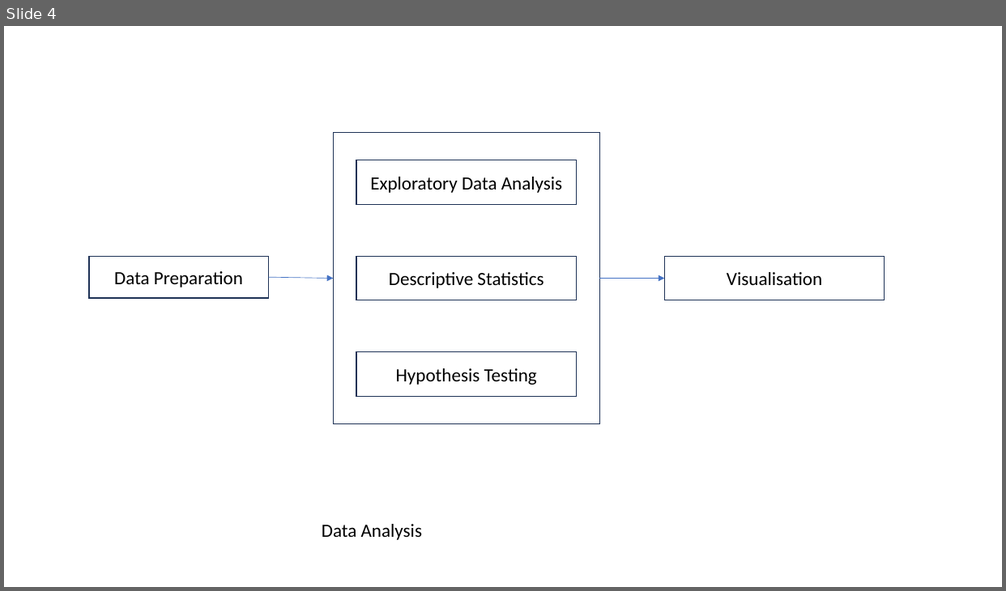
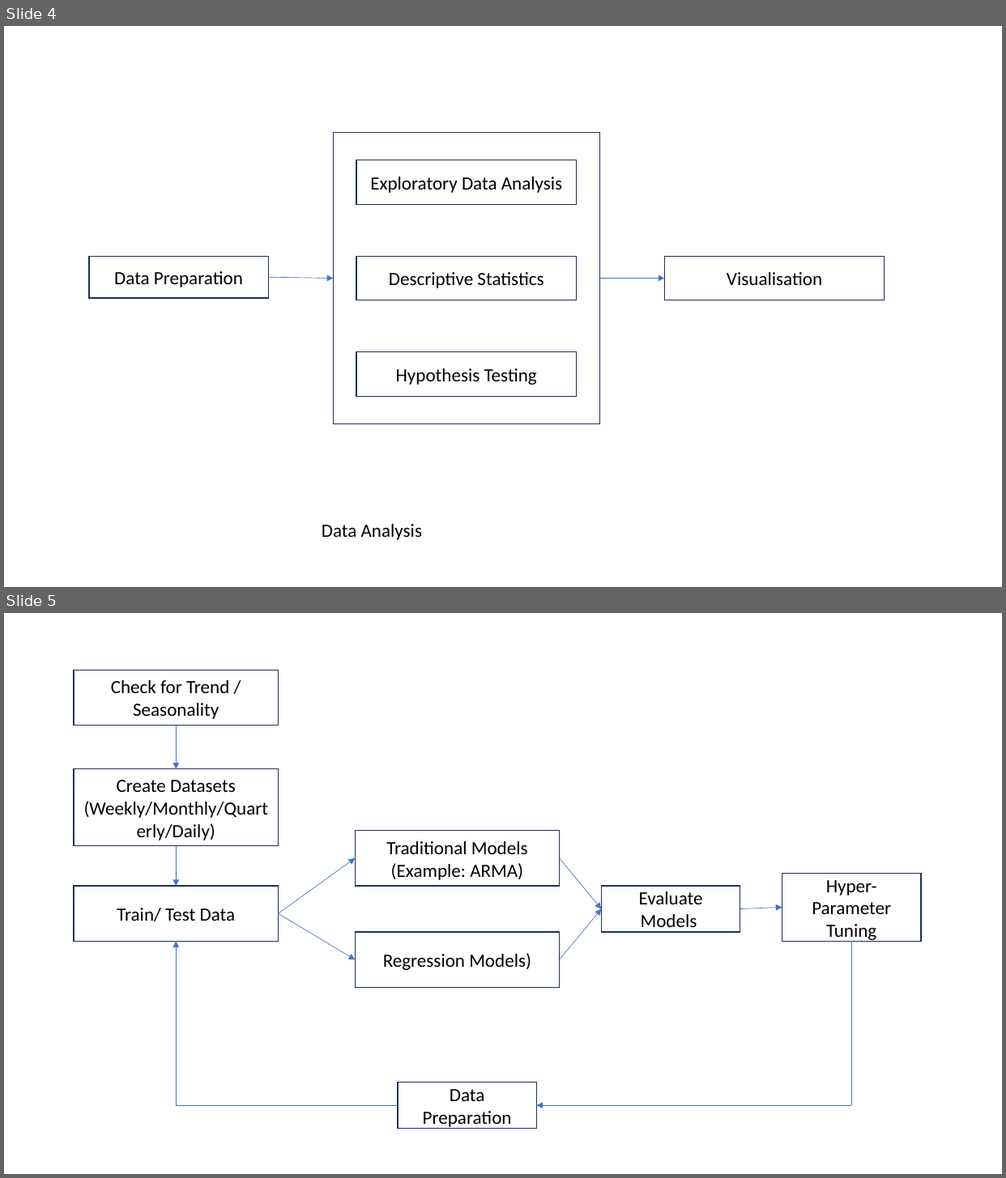
Before and after one commit to raku43/MScDACapstone, a slide deck: PPT_Msc_Capstone.pptx. Shown one above the other, each under a label of ours: slide 4 before the commit, slides 4 and 5 after it. The pictures are 1006x591 and 1006x1178 pixels, drawn with LibreOffice and Linux fonts; fonts in the diff are those of the drawing. Boxes give left, top, right and bottom in pixels: in the first picture for what was removed or moved away, otherwise in the second. Text is boxed around its words. In the diff, an @@ line names an element or a change of style, - is before the commit and + after.

Commit message:
FIne tuning the figures

```diff
--- a/PPT_Msc_Capstone.pptx
+++ b/PPT_Msc_Capstone.pptx
@@ slide 5 added at <box>4,613,1002,1174</box>, background #FFFFFF @@
@@ rectangle added at <box>74,670,278,726</box>, fill #FFFFFF, outline #1E3256 1 pt, 18 pt, text #000000 @@
+Check for Trend / Seasonality
@@ arrow added from (177, 726) to (177, 769), #4472C4 0.5 pt @@
@@ rectangle added at <box>74,769,278,846</box>, fill #FFFFFF, outline #1E3256 1 pt, 18 pt, text #000000 @@
+Create Datasets (Weekly/Monthly/Quarterly/Daily)
@@ rectangle added at <box>355,831,560,886</box>, fill #FFFFFF, outline #1E3256 1 pt, 18 pt, text #000000 @@
+Traditional Models (Example: ARMA)
@@ arrow added from (177, 845) to (177, 886), #4472C4 0.5 pt @@
@@ arrow added from (278, 914) to (355, 858), #4472C4 0.5 pt @@
@@ arrow added from (560, 858) to (602, 909), #4472C4 0.5 pt @@
@@ rectangle added at <box>782,874,921,942</box>, fill #FFFFFF, outline #1E3256 1 pt, 18 pt, text #000000 @@
+Hyper-Parameter Tuning
@@ rectangle added at <box>74,886,278,942</box>, fill #FFFFFF, outline #1E3256 1 pt, 18 pt, text #000000 @@
+Train/ Test Data
@@ rectangle added at <box>602,886,740,933</box>, fill #FFFFFF, outline #1E3256 1 pt, 18 pt, text #000000 @@
+Evaluate Models
@@ arrow added from (278, 914) to (355, 960), #4472C4 0.5 pt @@
@@ arrow added from (560, 960) to (602, 909), #4472C4 0.5 pt @@
@@ arrow added from (740, 909) to (782, 907), #4472C4 0.5 pt @@
@@ arrow added from (177, 1105) to (177, 942), #4472C4 0.5 pt @@
@@ rectangle added at <box>355,933,560,988</box>, fill #FFFFFF, outline #1E3256 1 pt, 18 pt, text #000000 @@
+Regression Models)
@@ line added from (851, 942) to (851, 1105), #4472C4 0.5 pt @@
@@ rectangle added at <box>398,1082,537,1129</box>, fill #FFFFFF, outline #1E3256 1 pt, 18 pt, text #000000 @@
+Data Preparation
@@ line added from (398, 1105) to (177, 1105), #4472C4 0.5 pt @@
@@ arrow added from (851, 1105) to (537, 1105), #4472C4 0.5 pt @@
```
Also in this commit, not shown: 2 other slides added, 1 other file.
